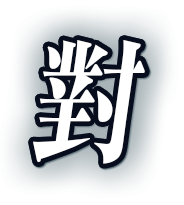
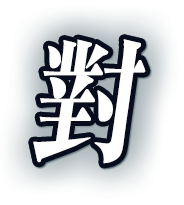
Layered file, before and after one edit (184 × 205). Changes by layer:
painted on "對" over (33, 39, 146, 164)
renamed "對 拷貝 2" to "對 拷貝", painted on it over (28, 14, 168, 171)
